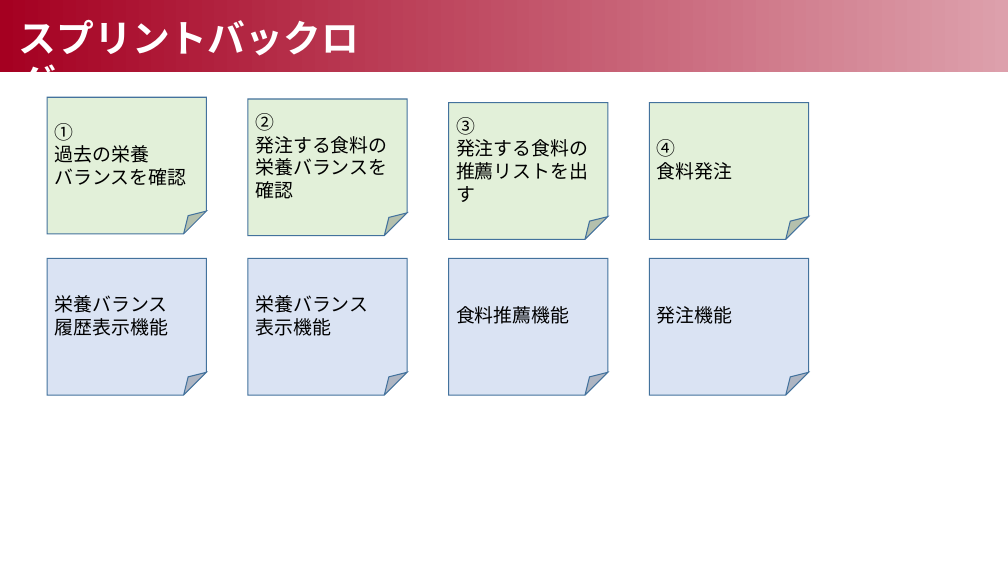
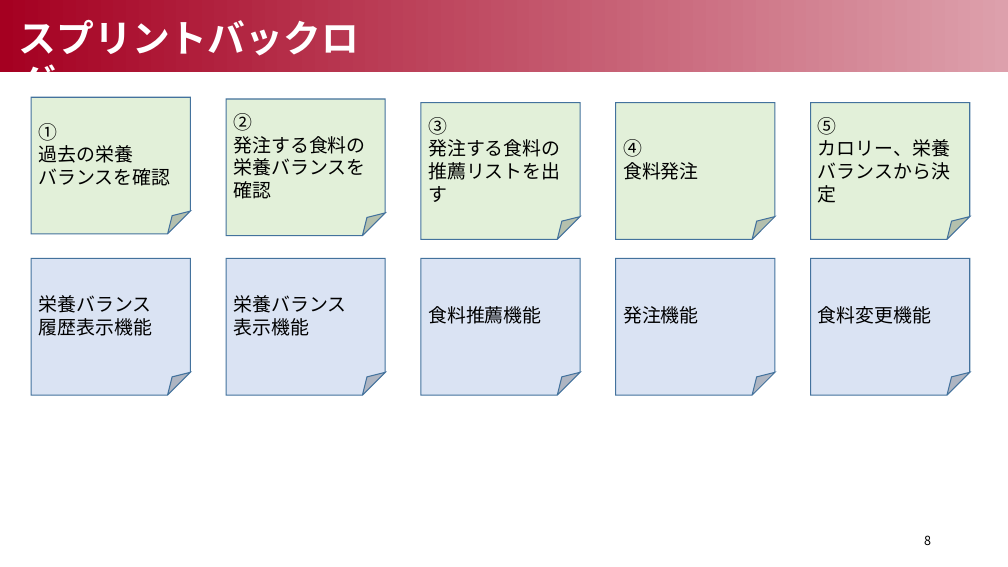
Before and after one commit to Smart-SE/sse2019-group5, a slide deck: slide 9 of spec/K1_group5_Presentation.pptx (slide 7 before the commit). Drawn at 1008x567 pixels with LibreOffice and Linux fonts; fonts in the diff are those of the drawing. Boxes give left, top, right and bottom in pixels: in the first picture for what was removed or moved away, otherwise in the second. Text is boxed around its words. In the diff, an @@ line names an element or a change of style, - is before the commit and + after.

```diff
--- a/spec/K1_group5_Presentation.pptx
+++ b/spec/K1_group5_Presentation.pptx
@@ folded corner "①": place and size @@
-folded corner "①" at box(47, 98, 206, 234)
+folded corner "①" at box(31, 98, 191, 234)
@@ folded corner "②": place and size @@
-folded corner "②" at box(248, 99, 408, 236)
+folded corner "②" at box(226, 99, 386, 236)
@@ folded corner "③": place and size @@
-folded corner "③" at box(448, 103, 608, 240)
+folded corner "③" at box(421, 103, 581, 240)
@@ folded corner "④": place and size @@
-folded corner "④" at box(650, 103, 809, 240)
+folded corner "④" at box(616, 103, 775, 240)
@@ folded corner added at box(811, 103, 970, 240), fill #E2F0D9, outline #43739E 1 pt, 18 pt, text #000000 @@
+⑤
+カロリー、栄養バランスから決定
@@ folded corner "栄養バランス": place and size @@
-folded corner "栄養バランス" at box(47, 259, 206, 395)
+folded corner "栄養バランス" at box(31, 259, 191, 395)
@@ folded corner "栄養バランス": place and size @@
-folded corner "栄養バランス" at box(248, 259, 408, 395)
+folded corner "栄養バランス" at box(226, 259, 386, 395)
@@ folded corner "食料推薦機能": place and size @@
-folded corner "食料推薦機能" at box(448, 259, 608, 395)
+folded corner "食料推薦機能" at box(421, 259, 581, 395)
@@ folded corner "発注機能": place and size @@
-folded corner "発注機能" at box(650, 259, 809, 395)
+folded corner "発注機能" at box(616, 259, 775, 395)
@@ folded corner added at box(811, 259, 970, 395), fill #DAE3F3, outline #43739E 1 pt, 18 pt, text #000000 @@
+食料変更機能
@@ page number added at box(924, 535, 931, 545), 12 pt, text #000000 @@
+8
```
Also in this commit, not shown: 11 other slides changed, 7 slides added.
